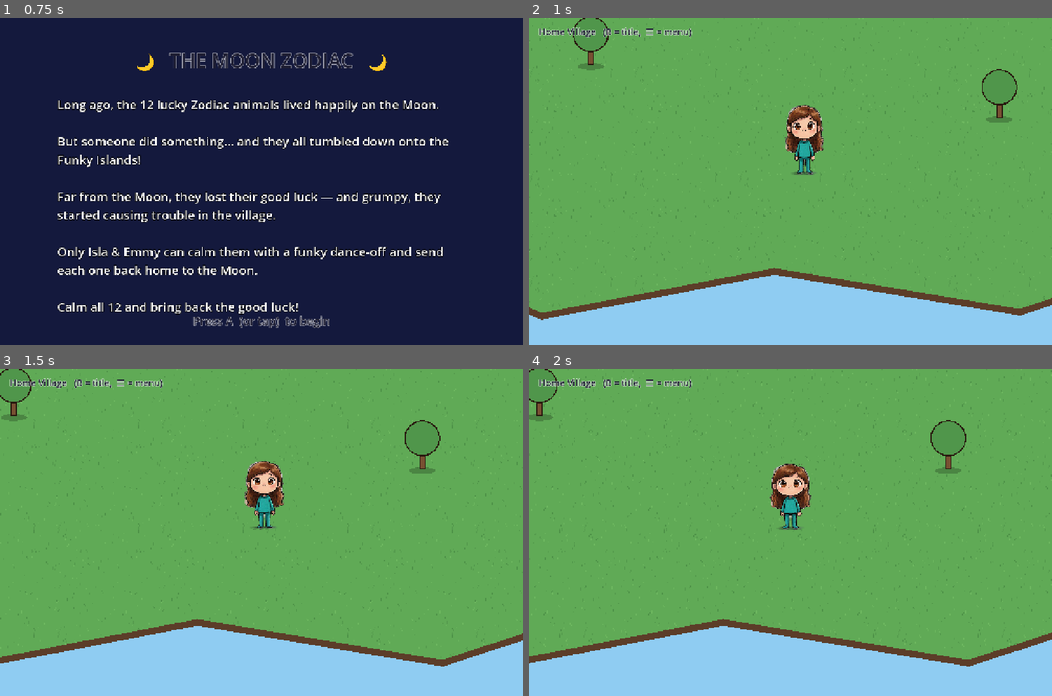
Above: before the commit, frames 1-4 (two rows, left to right).
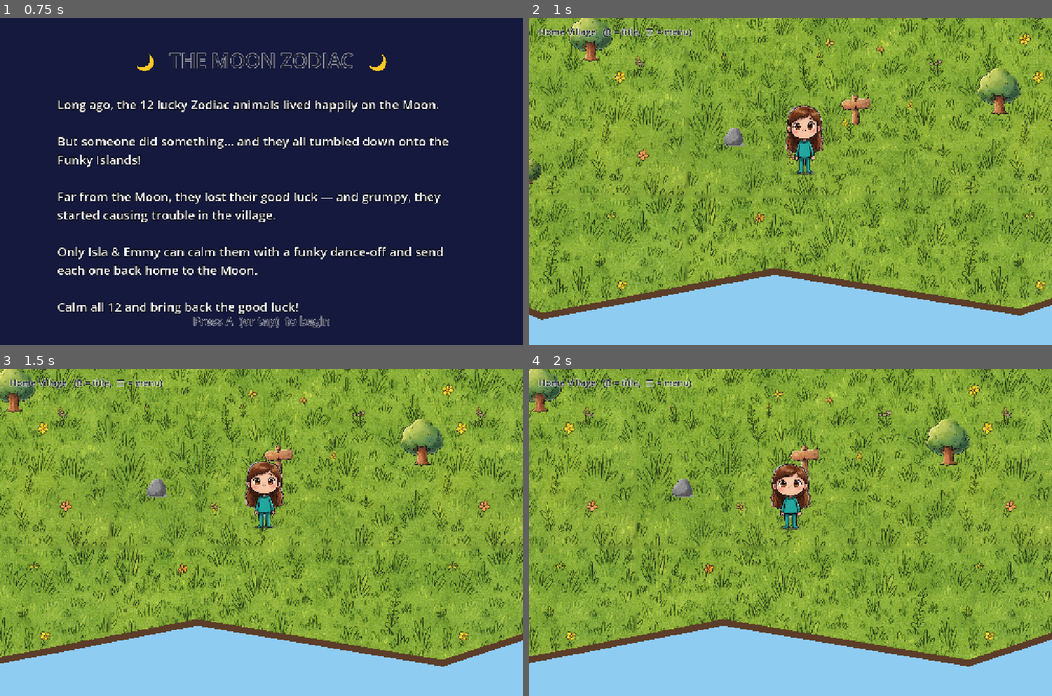
Above: after the commit, the same moments.

Repository: andyfreed/isla-emmy-deck
Game: Godot game, scene res://main.tscn
Two runs of this game, one before a commit and one after it. Both use one fixed random seed, a clock stepped at 60 frames per second and the inputs below.
Inputs (mouse positions are in pixels of both pictures, inside the frame that each line leads up to):
- Up to frame 1 (0.75 s): tap A at 0.5 s; move the mouse to (376, 165) at 0.52 s; hold Right (ui_right) from 0.53 s (still down); click (376, 165) at 0.67 s
- Up to frame 2 (1 s): keep holding Right (ui_right); tap Enter (ui_accept) at 0.77 s
- Up to frame 3 (1.5 s): release Right (ui_right) at 1.25 s; drag from (156, 548) to (235, 597) at 1.27 s
- Up to frame 4 (2 s): no input

Frame 1 is identical in both runs. In frame 2, 82% of the frame differs, in the area x 0-100%, y 0-90%; in frame 3, 81%; in frame 4, 81%.

Commit message:
Wire in REAL home-island art (grass/store/balloon/tree + props); scatter bushes/rocks/well/signpost
Co-Authored-By: Claude Opus 4.8 <noreply@anthropic.com>
Claude-Session: https://claude.ai/code/session_01UXQDKUbPicwSfpzXbyxALt

Diff:
--- a/scripts/main.gd
+++ b/scripts/main.gd
@@ -210,7 +210,13 @@
 	for tp in [Vector2(950, 720), Vector2(2750, 680), Vector2(1300, 1230),
 			Vector2(2300, 1360), Vector2(820, 1300), Vector2(2950, 1180),
 			Vector2(1520, 640), Vector2(2150, 860)]:
-		world.add_child(_make_sprite("res://assets/home_island/tree.png", tp, 150.0))
+		world.add_child(_make_sprite("res://assets/home_island/tree.png", tp, 160.0))
+	for bp in [Vector2(700, 980), Vector2(2600, 1480), Vector2(1150, 1520), Vector2(2880, 880)]:
+		world.add_child(_make_sprite("res://assets/home_island/bush.png", bp, 90.0))
+	for rp in [Vector2(1650, 1430), Vector2(2450, 760), Vector2(1000, 600)]:
+		world.add_child(_make_sprite("res://assets/home_island/rock.png", rp, 78.0))
+	world.add_child(_make_sprite("res://assets/home_island/well.png", Vector2(1500, 1100), 130.0))
+	world.add_child(_make_sprite("res://assets/home_island/signpost.png", Vector2(1950, 1380), 110.0))
 
 	world.add_child(_make_sprite("res://assets/home_island/store.png", store_pos, 210.0))
 	world.add_child(_make_sprite("res://assets/home_island/balloon_station.png", balloon_pos, 280.0))
Binary file changed: assets/home_island/balloon_station.png
Binary file added: assets/home_island/barrel.png
Binary file added: assets/home_island/bush.png
Binary file added: assets/home_island/cliff_edge.png
Binary file added: assets/home_island/dirt.png
Binary file added: assets/home_island/fence.png
Binary file added: assets/home_island/flowerbed.png
Binary file changed: assets/home_island/grass.png
Binary file added: assets/home_island/island_chunk.png
Binary file added: assets/home_island/lamp.png
Binary file added: assets/home_island/market_stall.png
Binary file added: assets/home_island/path.png
(and 7 more such lines)
